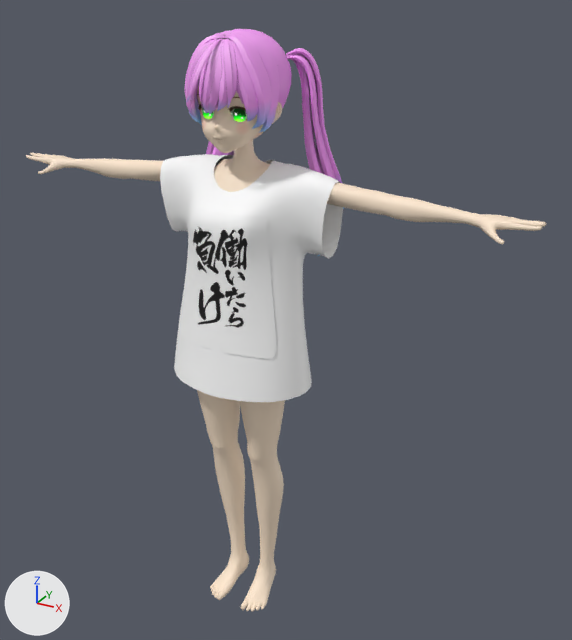
Before and after pictures for a commit that changed the FBX model mccc.fbx.
Before and after are seen from a camera (50 mm lens) standing at (0.973, -1.578, 1.682) and looking at (0.071, 0.062, 0.862). The axes (+X, +Y, +Z) are drawn at lower left. The lights are the same throughout. Where no turn or scale is listed for an object, it has been applied to the vertices.

The first picture shows 'BackHair', 'Body', 'Face', 'FrontHair', 'SideHair.mk2', 'TwinTail', 'YuruT', 'hataraitara_make'.
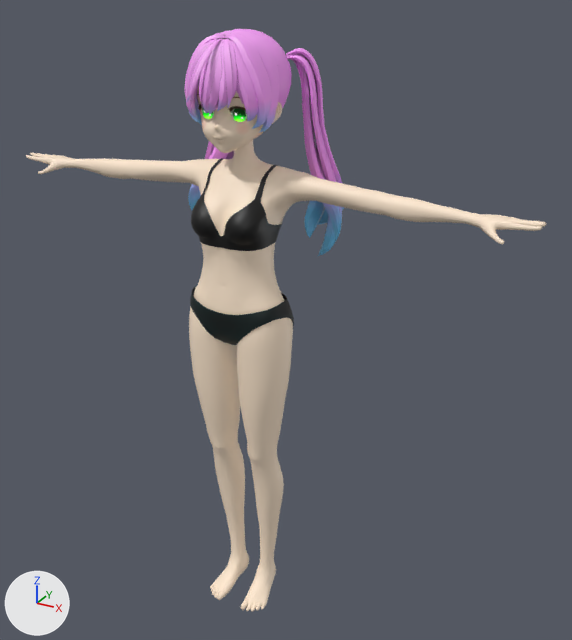
Pixel boxes [x1, y1, x2, y2] of what changed, in the pictures (572 x 640 px):
'YuruT', deleted: before [160, 154, 343, 402]
'hataraitara_make', deleted: before [179, 205, 276, 359]
'Sphere.001', unchanged, uncovered by the edit: before [215, 158, 223, 167]; after [191, 158, 282, 251]
'Shorts', unchanged, uncovered by the edit: after [190, 286, 294, 345]

The change, as a diff of the scene's bpy script:
```diff
--- a/mccc.fbx.py
+++ b/mccc.fbx.py
@@ ob_hataraitara_make @@
-ob_hataraitara_make = bpy.data.objects.new('hataraitara_make', me_hataraitara_make_001)
-ob_hataraitara_make.location = (0.0, 0.0, 0.0)
@@ ob_yurut @@
-ob_yurut = bpy.data.objects.new('YuruT', me_cube_003)
-ob_yurut.location = (0.0, 0.0, 0.0)
```
